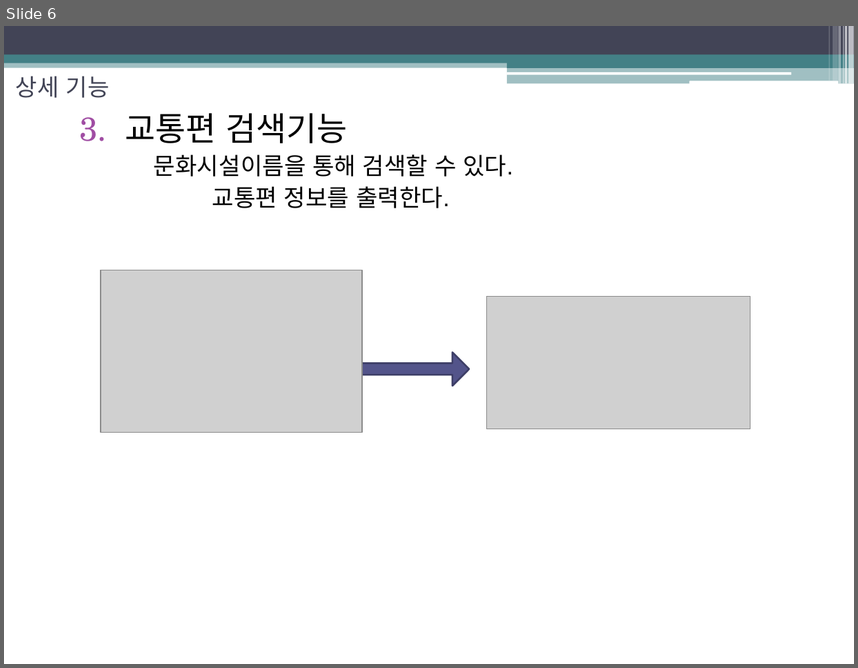
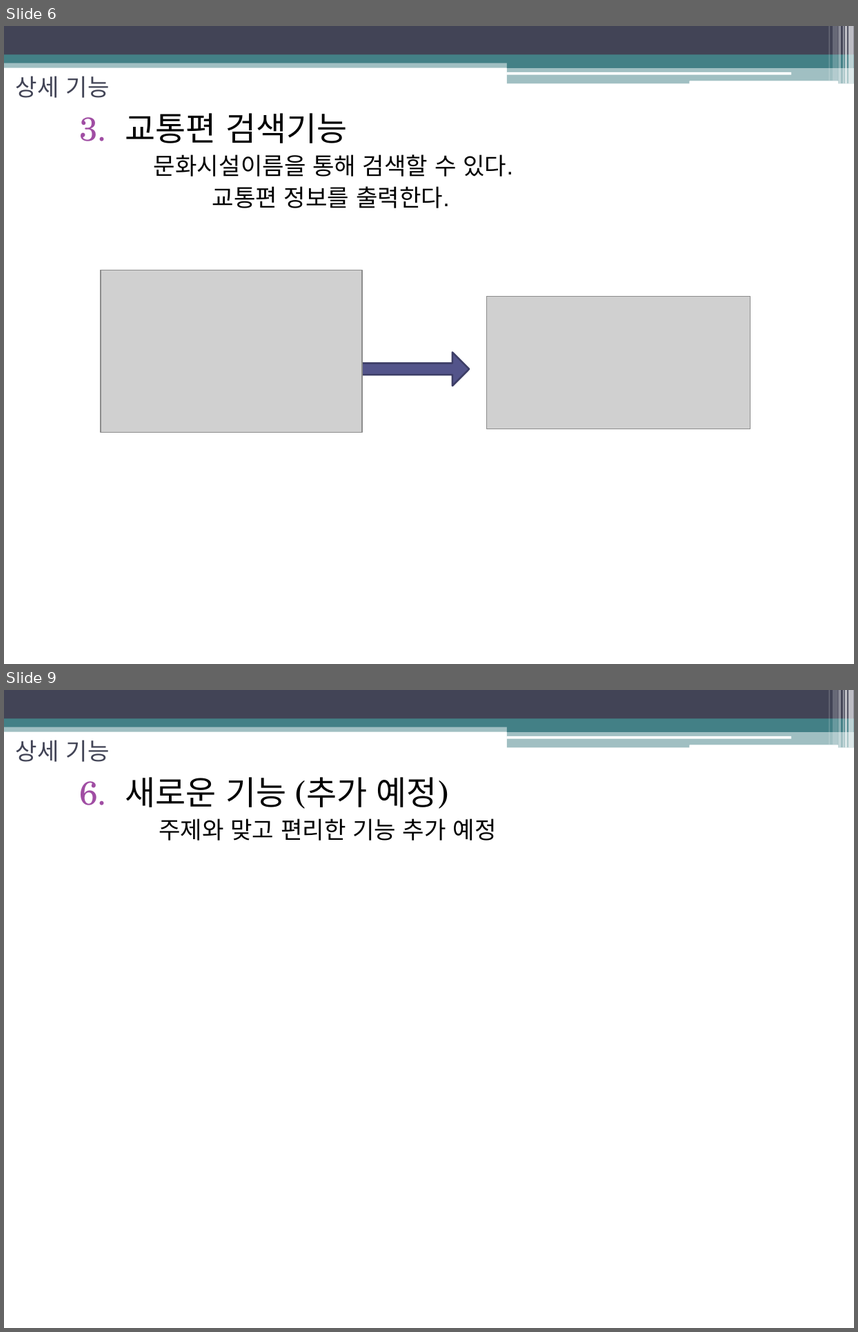
Before and after one commit to HongHyeRyeong/2017_Script, a slide deck: ppt/중간발표.pptx. Shown one above the other, each under a label of ours: slide 6 before the commit, slides 6 and 9 after it; the slides between them are not shown. The pictures are 858x668 and 858x1332 pixels, drawn with LibreOffice and Linux fonts; fonts in the diff are those of the drawing; grey boxes stand for pictures. Boxes give left, top, right and bottom in pixels: in the first picture for what was removed or moved away, otherwise in the second. Text is boxed around its words. In the diff, an @@ line names an element or a change of style, - is before the commit and + after.

Commit message:
map추가

```diff
--- a/ppt/중간발표.pptx
+++ b/ppt/중간발표.pptx
@@ slide 9 added at <box>4,690,854,1328</box>, background #FFFFFF; not listed: 13 template elements that a slide beside it also shows @@
@@ text added at <box>16,740,109,762</box>, 20 pt, text #424456 @@
+상세 기능
@@ text added at <box>79,777,497,840</box>, 20 pt, text #000000 @@
+6. 새로운 기능 (추가 예정)
+주제와 맞고 편리한 기능 추가 예정
```
Also in this commit, not shown: 4 slides changed, 16 other files.
